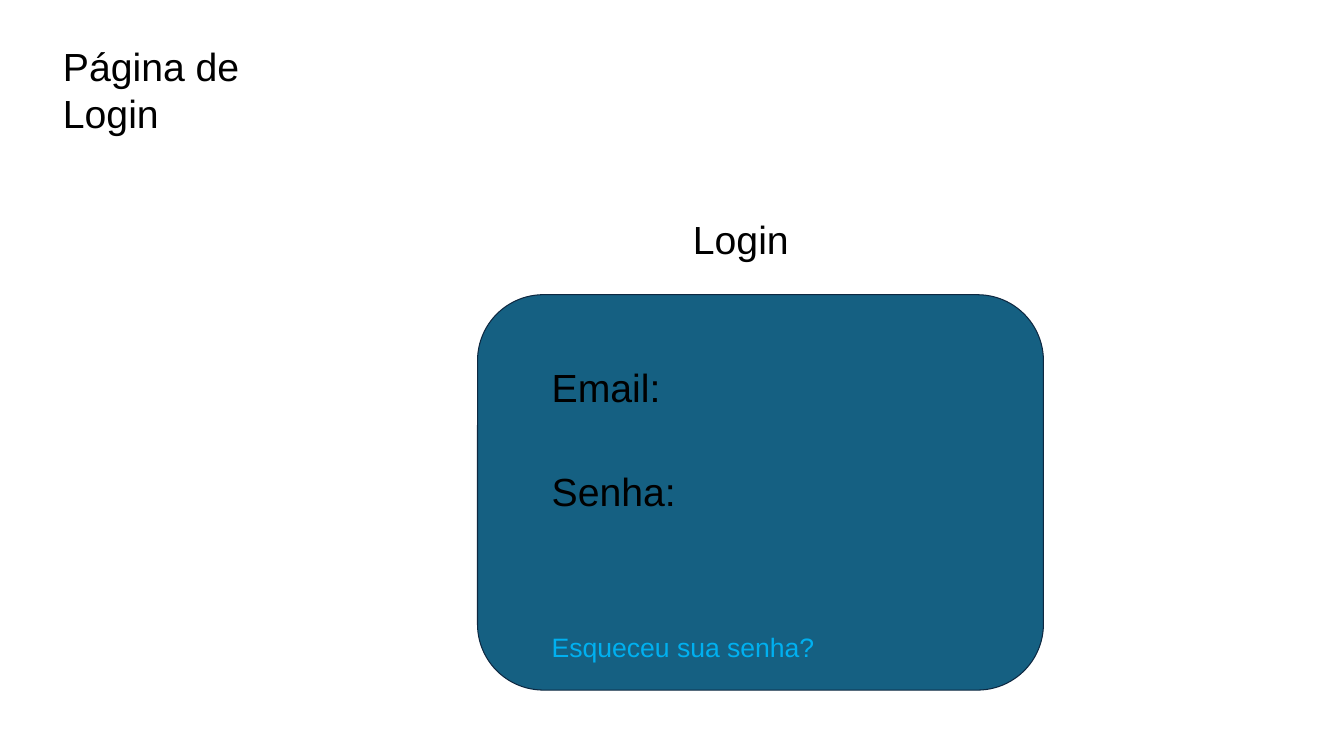
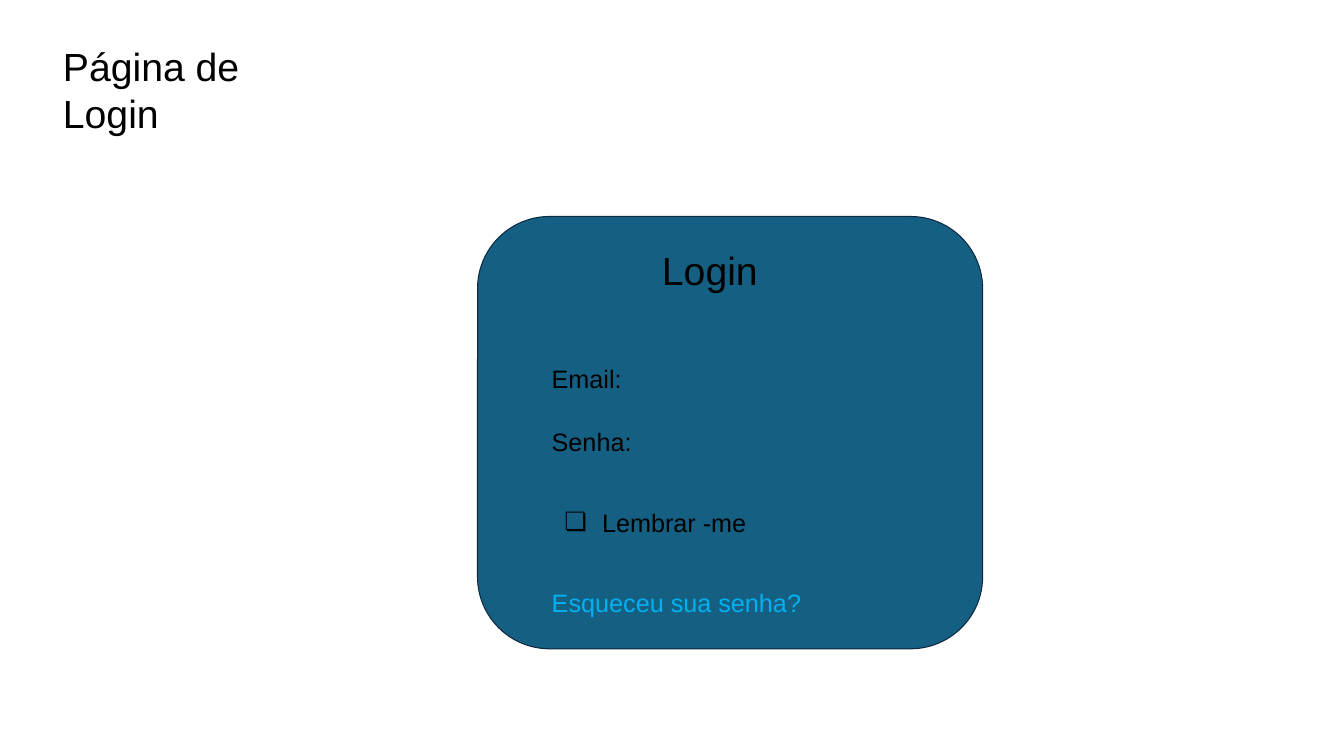
Before and after one commit to kauam0/Projeto-1, a slide deck: slide 2 of TCC - DOCUMENTAÇÃO/Escopo do TCC.pptx. Drawn at 1344x756 pixels with LibreOffice and Linux fonts; fonts in the diff are those of the drawing. Boxes give left, top, right and bottom in pixels: in the first picture for what was removed or moved away, otherwise in the second. Text is boxed around its words. In the diff, an @@ line names an element or a change of style, - is before the commit and + after.

```diff
--- a/TCC - DOCUMENTAÇÃO/Escopo do TCC.pptx
+++ b/TCC - DOCUMENTAÇÃO/Escopo do TCC.pptx
@@ rounded rectangle: place and size @@
-rounded rectangle at [478, 294, 1044, 690]
+rounded rectangle at [478, 217, 983, 649]
@@ text "Login": place and size @@
-text "Login" at [693, 225, 789, 262]
+text "Login" at [662, 256, 758, 293]
@@ text "Email:" at [552, 370, 622, 388]: size 28 to 18 pt @@
@@ text "Senha:" at [552, 433, 632, 451]: size 28 to 18 pt @@
@@ text "Senha:": place and size @@
-text "Senha:" at [552, 477, 676, 507]
+text "Senha:" at [552, 433, 632, 451]
@@ text added at [602, 514, 746, 532], 18 pt, text #000000 @@
+❏ Lembrar -me
@@ text "Esqueceu sua senha?": place and size @@
-text "Esqueceu sua senha?" at [552, 638, 814, 662]
+text "Esqueceu sua senha?" at [552, 594, 801, 617]
@@ text "Esqueceu sua senha?" at [552, 594, 801, 617]: size 19 to 18 pt @@
```
Also in this commit, not shown: 6 other slides changed, 1 slide added, 6 other files.
